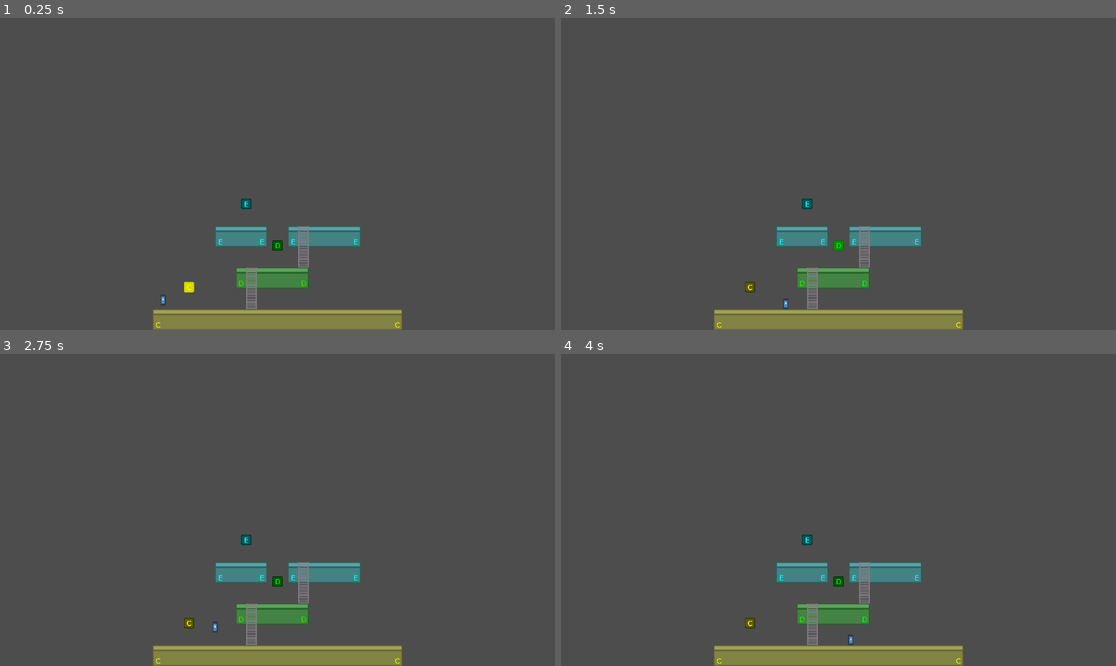
Above: before the commit, frames 1-4 (two rows, left to right).
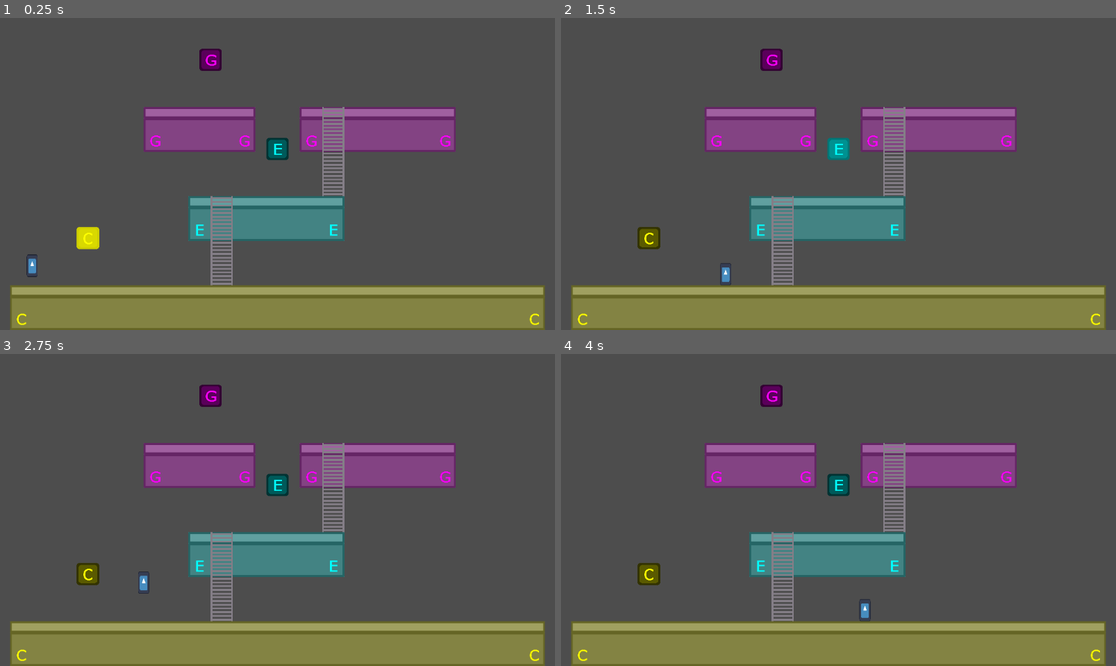
Above: after the commit, the same moments.

Repository: nicom7/game-off-2023
Game: Godot game, scene res://levels/world_a.tscn
The game is run twice, just before and just after one commit, with the same random seed, the same clock (stepped at 60 frames per second) and the same inputs. This scene is started directly instead of the project's main scene. The engine's default icon, where the game draws it, is replaced by a stand-in: a white triangle on a blue panel in a dark square.
Inputs:
- Up to frame 1 (0.25 s): no input
- Up to frame 2 (1.5 s): hold Right (ui_right) from 0.53 s (still down); tap U (A_note) at 0.6 s; tap I (B_note) at 1.35 s
- Up to frame 3 (2.75 s): release Right (ui_right) at 2.03 s; hold Left (ui_left) from 2.03 s (still down); tap O (C_note) at 2.1 s
- Up to frame 4 (4 s): release Left (ui_left) at 2.78 s; hold Right (ui_right) from 2.78 s (still down); tap P (D_note) at 2.85 s; tap R (E_note) at 3.6 s

The runs differ from the first frame. In frame 1, 25% of the frame differs, in the area x 1-99%, y 9-100%; in frame 2, 25%; in frame 3, 25%; in frame 4, 25%.

Commit message:
Fix camera overview rect
- Calculate effective camera overview rect from active platform set bounding rects (only active stages)

Diff:
--- a/game_objects/platforms/platform_sets/platform_set.gd
+++ b/game_objects/platforms/platform_sets/platform_set.gd
@@ -13,6 +13,9 @@
 		if lower_tone != value:
 			lower_tone = value
 			_update_lower_tone()
+
+func get_bounding_rect() -> Rect2:
+	return $BoundingRect.global_transform * $BoundingRect.shape.get_rect()
 
 func get_switch_blocks() -> Array[SwitchBlock]:
 	var switch_blocks: Array[SwitchBlock] = []
--- a/game_objects/platforms/platform_sets/platform_set.tscn
+++ b/game_objects/platforms/platform_sets/platform_set.tscn
@@ -1,9 +1,12 @@
-[gd_scene load_steps=5 format=3 uid="uid://btccwmjkek1ng"]
+[gd_scene load_steps=6 format=3 uid="uid://btccwmjkek1ng"]
 
 [ext_resource type="Script" path="res://game_objects/platforms/platform_sets/platform_set.gd" id="1_ec12g"]
 [ext_resource type="TileSet" uid="uid://bm8j5kvkieyqj" path="res://tilesets/environment.tres" id="2_mb8jr"]
 [ext_resource type="PackedScene" uid="uid://dbwx5x1x0vi2d" path="res://game_objects/switch_blocks/switch_block.tscn" id="2_qslti"]
 [ext_resource type="PackedScene" uid="uid://knuujq4ac74r" path="res://game_objects/ladders/ladder.tscn" id="4_i4kyn"]
+
+[sub_resource type="RectangleShape2D" id="RectangleShape2D_cmjku"]
+size = Vector2(48, 288)
 
 [node name="PlatformSet" type="Node2D"]
 script = ExtResource("1_ec12g")
@@ -70,3 +73,8 @@
 upper_tone = 0
 lower_tone = 6
 size = 4
+
+[node name="BoundingRect" type="CollisionShape2D" parent="."]
+position = Vector2(24, -48)
+shape = SubResource("RectangleShape2D_cmjku")
+disabled = true
--- a/game_objects/platforms/platform_sets/set_A.tscn
+++ b/game_objects/platforms/platform_sets/set_A.tscn
@@ -1,6 +1,9 @@
-[gd_scene load_steps=2 format=3 uid="uid://bhxpfwjuuirp5"]
+[gd_scene load_steps=3 format=3 uid="uid://bhxpfwjuuirp5"]
 
 [ext_resource type="PackedScene" uid="uid://btccwmjkek1ng" path="res://game_objects/platforms/platform_sets/platform_set.tscn" id="1_qcfxd"]
+
+[sub_resource type="RectangleShape2D" id="RectangleShape2D_yiglt"]
+size = Vector2(1152, 288)
 
 [node name="PlatformSet" instance=ExtResource("1_qcfxd")]
 tone = 2
@@ -27,3 +30,7 @@
 visible = false
 upper_tone = 2
 lower_tone = 1
+
+[node name="BoundingRect" parent="." index="3"]
+position = Vector2(576, -48)
+shape = SubResource("RectangleShape2D_yiglt")
--- a/levels/world.gd
+++ b/levels/world.gd
@@ -11,26 +11,26 @@
 var ambient_note_player: NotePlayer
 
 @onready var _camera: Camera2D = %Camera
-@onready var _overview: Polygon2D = %Overview
 var _overview_rect: Rect2
 var _overview_zoom: Vector2
 
 var _stages: Array[Node] = []
 
 func _setup_overview():
-	for v in _overview.polygon:
-		_overview_rect = _overview_rect.expand(v)
+	for i in stage_count:
+		for c in _stages[i].get_children():
+			var ps: PlatformSet = c as PlatformSet
+			if ps:
+				_overview_rect = _overview_rect.merge(ps.get_bounding_rect())
 
 	# Use center of overview rect as camera center
 	%CameraCenter.global_position = _overview_rect.get_center()
-	print("rect ", _overview_rect)
 
 	# Adjust camera zoom to view all level
 	_overview_zoom = Vector2(get_viewport_rect().size.x / _overview_rect.size.x, get_viewport_rect().size.y / _overview_rect.size.y)
 
 	# Preserve aspect ratio
 	_overview_zoom = Vector2.ONE * minf(_overview_zoom.x, _overview_zoom.y)
-	print("zoom ", _overview_zoom)
 
 	_camera.set_target_node(%CameraCenter, true)
 	_camera.set_target_zoom(_overview_zoom, true)
@@ -51,9 +51,9 @@
 
 # Called when the node enters the scene tree for the first time.
 func _ready() -> void:
-	_setup_overview()
 	_setup_stages()
 	_update_stages()
+	_setup_overview()
 	%BlockSequence.start()
 
 
--- a/levels/world_a.tscn
+++ b/levels/world_a.tscn
@@ -13,11 +13,32 @@
 _data = [Vector2(0, 0), 0.0, 0.0, 0, 0, Vector2(1, 1), 0.0, 0.0, 0, 0]
 point_count = 2
 
+[sub_resource type="RectangleShape2D" id="RectangleShape2D_ax677"]
+size = Vector2(336, 288)
+
+[sub_resource type="RectangleShape2D" id="RectangleShape2D_0xqdp"]
+size = Vector2(672, 288)
+
+[sub_resource type="RectangleShape2D" id="RectangleShape2D_s0sa1"]
+size = Vector2(1008, 288)
+
+[sub_resource type="RectangleShape2D" id="RectangleShape2D_futcy"]
+size = Vector2(480, 288)
+
+[sub_resource type="RectangleShape2D" id="RectangleShape2D_hvnr2"]
+size = Vector2(720, 288)
+
+[sub_resource type="RectangleShape2D" id="RectangleShape2D_5qrl7"]
+size = Vector2(480, 288)
+
 [node name="World" instance=ExtResource("1_dlj7h")]
 stage_count = 3
 
 [node name="Player" parent="." index="0"]
 position = Vector2(48, 456)
+
+[node name="Overview" parent="." index="1"]
+visible = true
 
 [node name="CameraCenter" parent="." index="2"]
 position = Vector2(576, -96)
@@ -44,46 +65,56 @@
 
 [node name="PlatformSet" parent="Environment/Stages/Stage1" index="0" instance=ExtResource("4_6fqpl")]
 position = Vector2(432, 336)
-tone = 3
+tone = 4
 lower_tone = 2
 
 [node name="SwitchBlock" parent="Environment/Stages/Stage1/PlatformSet" index="0"]
-modulate = Color(0, 1, 0, 1)
+modulate = Color(0, 1, 1, 1)
 position = Vector2(120, -126)
-tone = 3
+tone = 4
 
 [node name="TileMap" parent="Environment/Stages/Stage1/PlatformSet" index="1"]
 layer_0/tile_data = PackedInt32Array(0, 131072, 0, 65536, 131072, 2, 65535, 65536, 0, 131071, 65536, 2, 1, 131072, 0, 65537, 131072, 2, 65538, 131072, 2, 65539, 131072, 2, 65540, 131072, 2, 65541, 196608, 2, 5, 196608, 0, 4, 131072, 0, 3, 131072, 0, 2, 131072, 0)
 layer_1/enabled = false
-layer_4/enabled = true
-layer_4/tile_data = PackedInt32Array(65536, 131076, 2, 0, 131076, 0, 65535, 65540, 0, 131071, 65540, 2, 65537, 131076, 2, 1, 131076, 0, 2, 131076, 0, 3, 131076, 0, 4, 131076, 0, 5, 196612, 0, 65541, 196612, 2, 65540, 131076, 2, 65539, 131076, 2, 65538, 131076, 2)
+layer_4/tile_data = PackedInt32Array(65536, 131076, 2, 0, 131076, 0, 65535, 65540, 0, 131071, 65540, 2, 65537, 131076, 2, 1, 131076, 0, 2, 131076, 0, 3, 131076, 0, 4, 131076, 0, 5, 196612, 0, 65541, 196612, 2, 65540, 131076, 2, 65539, 131076, 2, 65538, 131076, 2)
+layer_5/enabled = true
+layer_5/tile_data = PackedInt32Array(65536, 131077, 2, 0, 131077, 0, 65535, 65541, 0, 1, 131077, 0, 2, 131077, 0, 3, 131077, 0, 4, 131077, 0, 5, 196613, 0, 65541, 196613, 2, 65540, 131077, 2, 65539, 131077, 2, 65538, 131077, 2, 65537, 131077, 2, 131071, 65541, 2)
 
 [node name="Ladder" parent="Environment/Stages/Stage1/PlatformSet" index="2"]
-upper_tone = 3
+upper_tone = 4
 lower_tone = 2
+
+[node name="BoundingRect" parent="Environment/Stages/Stage1/PlatformSet" index="3"]
+position = Vector2(120, -48)
+shape = SubResource("RectangleShape2D_ax677")
 
 [node name="Stage2" type="Node2D" parent="Environment/Stages" index="2"]
 
 [node name="PlatformSet" parent="Environment/Stages/Stage2" index="0" instance=ExtResource("4_6fqpl")]
 position = Vector2(672, 144)
-tone = 4
-lower_tone = 3
+tone = 6
+lower_tone = 4
 
 [node name="SwitchBlock" parent="Environment/Stages/Stage2/PlatformSet" index="0"]
-modulate = Color(0, 1, 1, 1)
+modulate = Color(1, 0, 1, 1)
 position = Vector2(-264, -126)
-tone = 4
+tone = 6
 
 [node name="TileMap" parent="Environment/Stages/Stage2/PlatformSet" index="1"]
 layer_0/tile_data = PackedInt32Array(0, 131072, 0, 65536, 131072, 2, 65535, 65536, 0, 131071, 65536, 2, 1, 131072, 0, 6 …(327 unchanged characters)…
 layer_1/enabled = false
 layer_4/tile_data = PackedInt32Array(65536, 131076, 2, 0, 131076, 0, 65535, 65540, 0, 131071, 65540, 2, 65537, 131076, 2, 1, 131076, 0, 2, 131076, 0, 3, 131076, 0, 4, 131076, 0, 5, 196612, 0, 65541, 196612, 2, 65540, 131076, 2, 65539, 131076, 2, 65538, 131076, 2)
-layer_5/enabled = true
-layer_5/tile_data = PackedInt32Array(65536, 131077, 2, 0, 131077, 0, 65535, 65541, 0, 131071, 65541, 2, 65537, 131077, 2, 65538, 131077, 2, 65539, 131077, 2, 65540, 131077, 2, 65541, 196613, 2, 5, 196613, 0, 4, 131077, 0, 3, 131077, 0, 2, 131077, 0, 1, 131077, 0, 65532, 196613, 0, 131068, 196613, 2, 131067, 131077, 2, 131066, 131077, 2, 131065, 131077, 2, 131064, 65541, 2, 65528, 65541, 0, 65529, 131077, 0, 65530, 131077, 0, 65531, 131077, 0)
+layer_5/tile_data = PackedInt32Array(65536, 131077, 2, 0, 131077, 0, 65535, 65541, 0, 131071, 65541, 2, 65537, 131077, 2, 65538, 131077, 2, 65539, 131077, 2, 65540, 131077, 2, 65541, 196613, 2, 5, 196613, 0, 4, 131077, 0, 3, 131077, 0, 2, 131077, 0, 1, 131077, 0, 65532, 196613, 0, 131068, 196613, 2, 131067, 131077, 2, 131066, 131077, 2, 131065, 131077, 2, 131064, 65541, 2, 65528, 65541, 0, 65529, 131077, 0, 65530, 131077, 0, 65531, 131077, 0)
+layer_7/enabled = true
+layer_7/tile_data = PackedInt32Array(65536, 131079, 2, 0, 131079, 0, 65528, 65543, 0, 131064, 65543, 2, 131065, 131079, 2, 131066, 131079, 2, 131067, 131079, 2, 131068, 196615, 2, 65532, 196615, 0, 65531, 131079, 0, 65530, 131079, 0, 65529, 131079, 0, 65535, 65543, 0, 131071, 65543, 2, 65537, 131079, 2, 65538, 131079, 2, 65539, 131079, 2, 65540, 131079, 2, 65541, 196615, 2, 5, 196615, 0, 4, 131079, 0, 3, 131079, 0, 2, 131079, 0, 1, 131079, 0)
 
 [node name="Ladder" parent="Environment/Stages/Stage2/PlatformSet" index="2"]
-upper_tone = 4
-lower_tone = 3
+upper_tone = 6
+lower_tone = 4
+
+[node name="BoundingRect" parent="Environment/Stages/Stage2/PlatformSet" index="3"]
+position = Vector2(-48, -48)
+shape = SubResource("RectangleShape2D_0xqdp")
 
 [node name="Stage3" type="Node2D" parent="Environment/Stages" index="3"]
 
@@ -115,6 +146,10 @@
 lower_tone = 4
 size = 4
 
+[node name="BoundingRect" parent="Environment/Stages/Stage3/PlatformSet" index="4"]
+position = Vector2(-264, -48)
+shape = SubResource("RectangleShape2D_s0sa1")
+
 [node name="Stage4" type="Node2D" parent="Environment/Stages" index="4"]
 
 [node name="PlatformSet" parent="Environment/Stages/Stage4" index="0" instance=ExtResource("4_6fqpl")]
@@ -140,6 +175,10 @@
 upper_tone = 6
 lower_tone = 5
 
+[node name="BoundingRect" parent="Environment/Stages/Stage4/PlatformSet" index="3"]
+position = Vector2(0, -48)
+shape = SubResource("RectangleShape2D_futcy")
+
 [node name="Stage5" type="Node2D" parent="Environment/Stages" index="5"]
 
 [node name="PlatformSet" parent="Environment/Stages/Stage5" index="0" instance=ExtResource("4_6fqpl")]
@@ -161,6 +200,10 @@
 position = Vector2(144, 0)
 lower_tone = 5
 size = 8
+
+[node name="BoundingRect" parent="Environment/Stages/Stage5/PlatformSet" index="3"]
+position = Vector2(-120, -48)
+shape = SubResource("RectangleShape2D_hvnr2")
 
 [node name="Stage6" type="Node2D" parent="Environment/Stages" index="6"]
 
@@ -189,6 +232,10 @@
 position = Vector2(-192, 0)
 upper_tone = 1
 lower_tone = 0
+
+[node name="BoundingRect" parent="Environment/Stages/Stage6/PlatformSet" index="3"]
+position = Vector2(0, -48)
+shape = SubResource("RectangleShape2D_5qrl7")
 
 [node name="BlockSequence" parent="GameObjects" index="0" node_paths=PackedStringArray("switch_blocks")]
 switch_blocks = [NodePath("../../Environment/Stages/Stage0/PlatformSet/SwitchBlock"), NodePath("../../Environment/Stages/Stage1/PlatformSet/SwitchBlock"), NodePath("../../Environment/Stages/Stage2/PlatformSet/SwitchBlock")]
Not shown: 1 places in levels/world_a.tscn that only renumber resources
